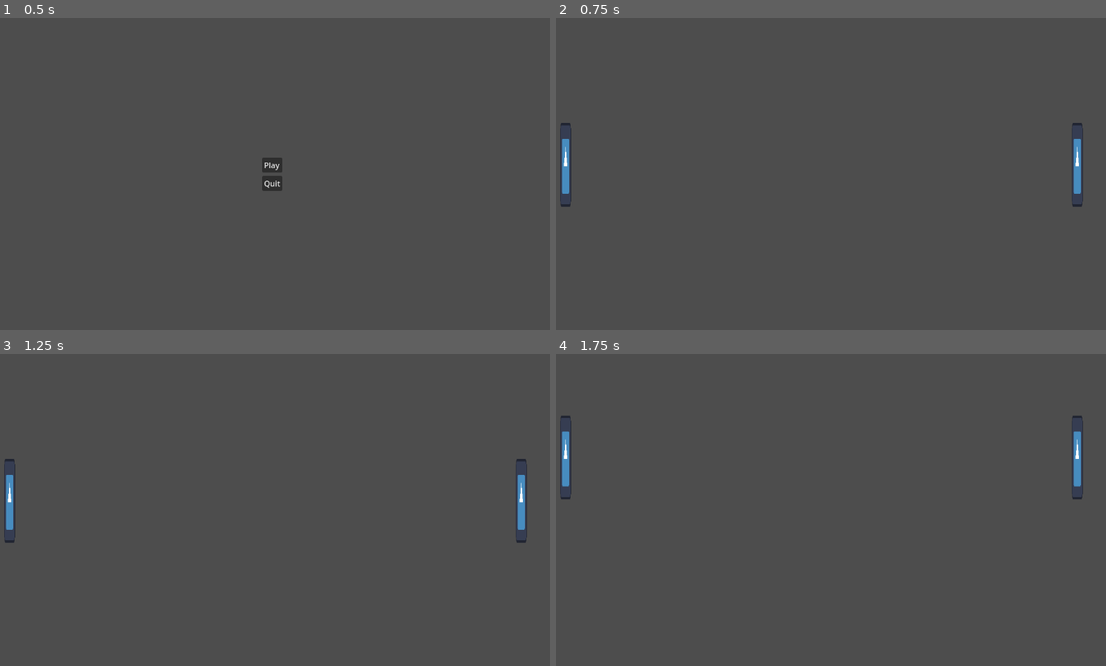
Above: before the commit, frames 1-4 (two rows, left to right).
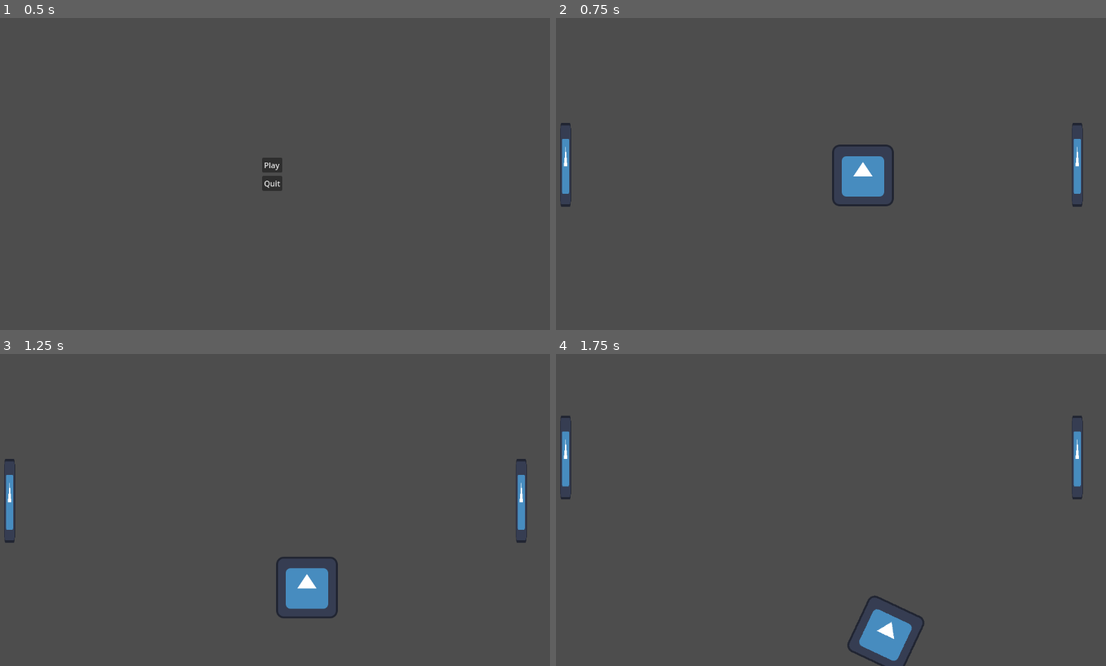
Above: after the commit, the same moments.

Repository: BliniMango/pong-1
Game: Godot game, scene res://scenes/main_menu.tscn
The game is run twice, just before and just after one commit, with the same random seed, the same clock (stepped at 60 frames per second) and the same inputs. The engine's default icon, where the game draws it, is replaced by a stand-in: a white triangle on a blue panel in a dark square.
Inputs:
- Up to frame 1 (0.5 s): no input
- Up to frame 2 (0.75 s): click "Play" at 0.5 s
- Up to frame 3 (1.25 s): no input
- Up to frame 4 (1.75 s): hold Up (ui_up) from 1.28 s (still down)

Frame 1 is identical in both runs. In frame 2, 1.3% of the frame differs, in the area x 50-62%, y 40-61%; in frame 3, 1.3%, in the area x 50-62%, y 65-85%; in frame 4, 1.3%.

Commit message:
fixed ball script

Diff:
--- a/scenes/main_game.tscn
+++ b/scenes/main_game.tscn
@@ -1,6 +1,7 @@
-[gd_scene load_steps=5 format=3 uid="uid://8dbbjk36gyc4"]
+[gd_scene load_steps=6 format=3 uid="uid://8dbbjk36gyc4"]
 
 [ext_resource type="PackedScene" uid="uid://bwqf1xc6wvq75" path="res://scenes/paddle.tscn" id="1_hkm70"]
+[ext_resource type="PackedScene" uid="uid://cjhidv8ihv5ij" path="res://scenes/ball.tscn" id="2_30cqo"]
 
 [sub_resource type="RectangleShape2D" id="RectangleShape2D_wdymf"]
 size = Vector2(1153, 20)
@@ -32,3 +33,6 @@
 
 [node name="PaddleLeft" parent="." instance=ExtResource("1_hkm70")]
 position = Vector2(32, 229)
+
+[node name="ball" parent="." instance=ExtResource("2_30cqo")]
+position = Vector2(579, 285)
--- a/scripts/ball.gd
+++ b/scripts/ball.gd
@@ -9,4 +9,4 @@
 func _integrate_forces(state):
 	var velocity = state.get_linear_velocity()
 	velocity = velocity.normalized() * speed
-	state.linear_velocity()
+	state.set_linear_velocity(velocity)
--- a/scripts/paddle.gd
+++ b/scripts/paddle.gd
@@ -2,7 +2,7 @@
 
 @export var speed = 200
 
-func _process(delta):
+func _process(_delta):
 	if Input.is_action_just_pressed("ui_up"):
 		velocity.y -= 1
 	if Input.is_action_just_pressed("ui_down"):
